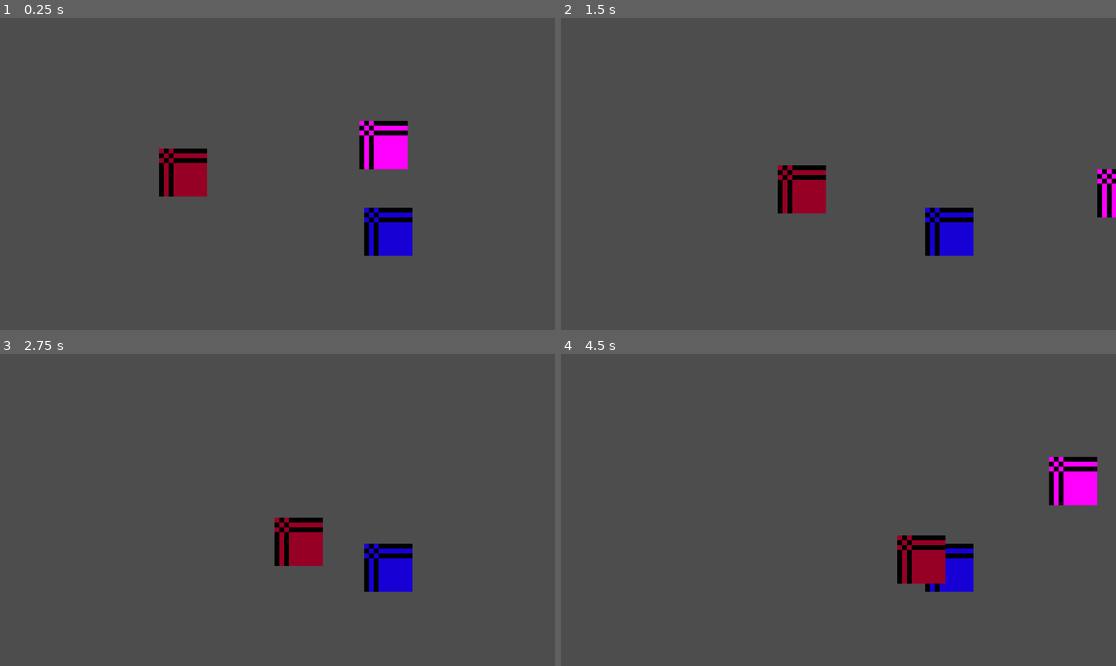
Above: before the commit, frames 1-4 (two rows, left to right).
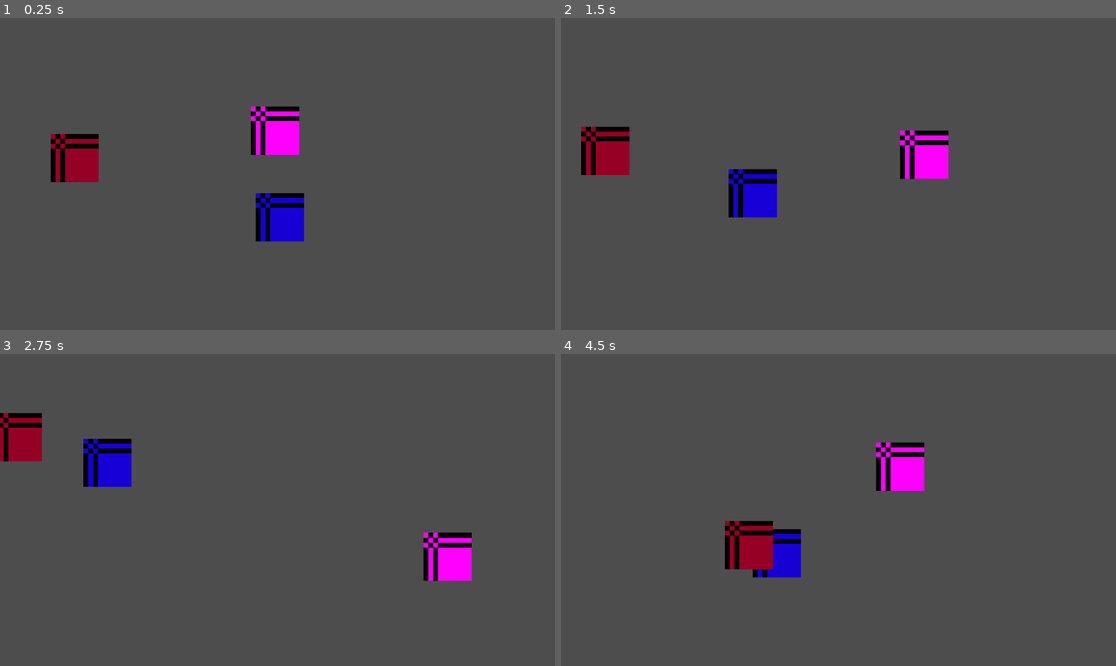
Above: after the commit, the same moments.

Repository: anqilique/GDGJam2-2025
Game: Godot game, scene res://Scenes/main.tscn
Same seed, same stepped clock (60 frames per second), same inputs: the game is played once before the commit and once after it.
Inputs:
- Up to frame 1 (0.25 s): no input
- Up to frame 2 (1.5 s): hold D (fire_cat_move_right) 0.53-1.28 s; hold S (fire_cat_move_down) from 1.28 s (still down)
- Up to frame 3 (2.75 s): release S (fire_cat_move_down) at 2.03 s; hold D (fire_cat_move_right) from 2.03 s (still down)
- Up to frame 4 (4.5 s): release D (fire_cat_move_right) at 2.78 s; hold W (fire_cat_move_up) 2.78-3.53 s; hold A (fire_cat_move_left) from 3.53 s (still down)

The runs differ from the first frame. In frame 1, 8.1% of the frame differs, in the area x 9-75%, y 28-77%; in frame 2, 7.3%; in frame 3, 6.6%; in frame 4, 7.2%.

Commit message:
camera follows players
could do something stopping both of them going off screen or dynamicly
zooming out to fit them both on screen I dunno

Diff:
--- a/Scenes/main.tscn
+++ b/Scenes/main.tscn
@@ -1,15 +1,19 @@
-[gd_scene load_steps=5 format=3 uid="uid://cdk4cbpxqy2j5"]
+[gd_scene load_steps=6 format=3 uid="uid://cdk4cbpxqy2j5"]
 
 [ext_resource type="Script" uid="uid://bcrdf5jxhxnun" path="res://Scripts/main.gd" id="1_jjgbg"]
 [ext_resource type="PackedScene" uid="uid://r7jxd36vluqq" path="res://Scenes/fire_cat.tscn" id="2_bo1nx"]
+[ext_resource type="Script" uid="uid://cha0dey3px8f1" path="res://Scripts/CameraController.gd" id="2_kry3j"]
 [ext_resource type="PackedScene" uid="uid://2t5bc1akjdes" path="res://Scenes/yarn_cat.tscn" id="3_8gbba"]
 [ext_resource type="PackedScene" uid="uid://clawv8kask8pi" path="res://Scenes/shadow.tscn" id="4_jjvhh"]
 
 [node name="Main" type="Node2D"]
 script = ExtResource("1_jjgbg")
 
-[node name="Camera2D" type="Camera2D" parent="."]
+[node name="Camera2D" type="Camera2D" parent="." node_paths=PackedStringArray("yarn_cat", "fire_cat")]
 zoom = Vector2(10, 10)
+script = ExtResource("2_kry3j")
+yarn_cat = NodePath("../YarnCat")
+fire_cat = NodePath("../FireCat")
 
 [node name="FireCat" parent="." instance=ExtResource("2_bo1nx")]
 position = Vector2(22, -6)
--- a/Scenes/shadow.tscn
+++ b/Scenes/shadow.tscn
@@ -51,8 +51,9 @@
 movement_speed = 10.0
 metadata/_custom_type_script = "uid://c0rmkgfdvs7y5"
 
-[node name="ShadowHit" type="Node" parent="StateMachine"]
+[node name="ShadowHit" type="Node" parent="StateMachine" node_paths=PackedStringArray("shadow_state_machine")]
 script = ExtResource("3_xxmrs")
+shadow_state_machine = NodePath("..")
 metadata/_custom_type_script = "uid://dqp2wtkte5hth"
 
 [node name="ShadowDeath" type="Node" parent="StateMachine" node_paths=PackedStringArray("shadow_parent_node")]
--- /dev/null
+++ b/Scripts/CameraController.gd
@@ -0,0 +1,7 @@
+extends Node
+
+@export var yarn_cat : Node2D
+@export var fire_cat : Node2D
+
+func _process(delta: float):
+	self.transform.origin = (yarn_cat.transform.origin + fire_cat.transform.origin) / 2
--- a/Scripts/Shadow/States/ShadowHit.gd
+++ b/Scripts/Shadow/States/ShadowHit.gd
@@ -1,8 +1,14 @@
 extends State
 class_name ShadowHit
 
+@export var shadow_state_machine : StateMachine
+
 func enter():
-	pass
+	# play anim here
+	await get_tree().create_timer(0.4).timeout
+
+	# when anim finished go back to moving:
+	shadow_state_machine.on_child_transition(shadow_state_machine.current_state, "ShadowMove")
 
 func exit():
 	pass
Not shown, added: Scripts/CameraController.gd.uid
